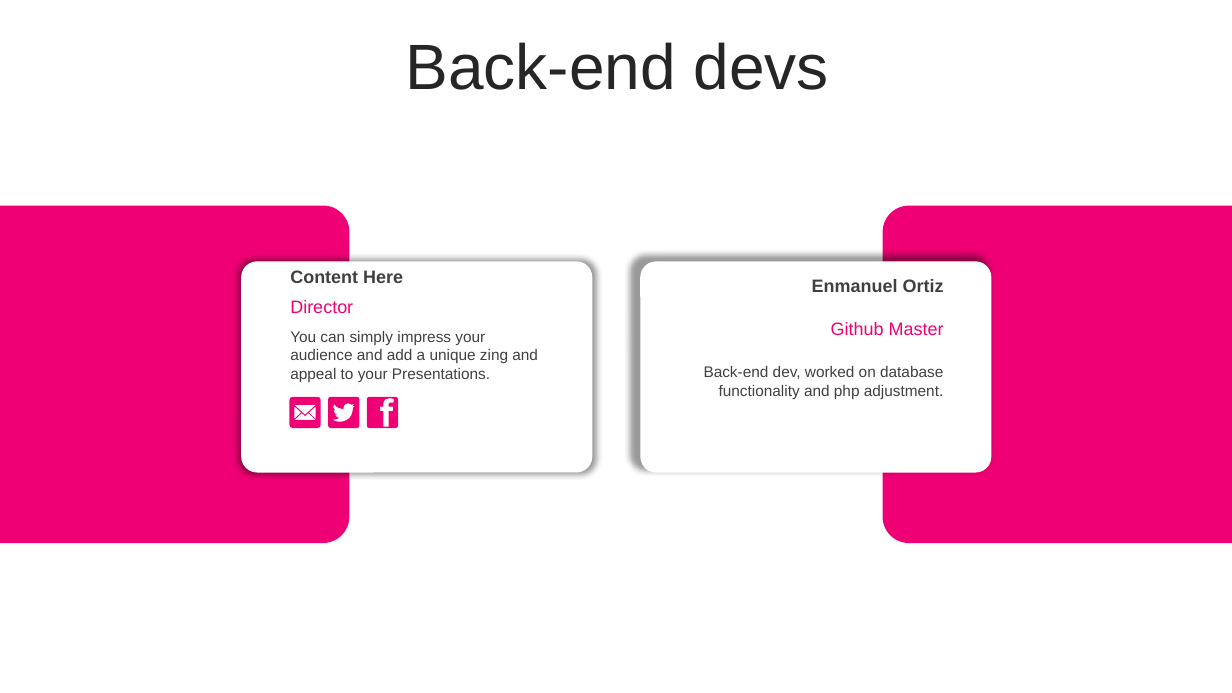
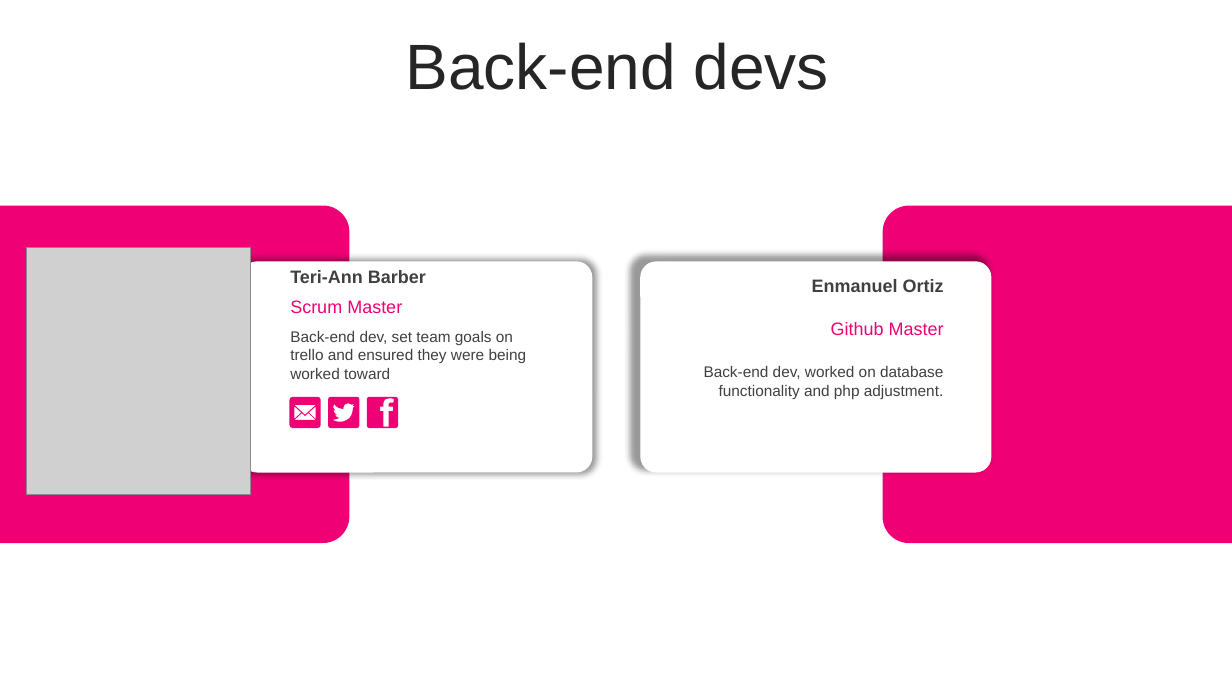
Before and after one commit to cen4010-s2019-g01/TeamProject, a slide deck: slide 3 of CritiqueCafe Project/M5PPT-WIP.pptx. Drawn at 1232x693 pixels with LibreOffice and Linux fonts; fonts in the diff are those of the drawing; grey boxes stand for pictures. Boxes give left, top, right and bottom in pixels: in the first picture for what was removed or moved away, otherwise in the second. Text is boxed around its words. In the diff, an @@ line names an element or a change of style, - is before the commit and + after.

```diff
--- a/CritiqueCafe Project/M5PPT-WIP.pptx
+++ b/CritiqueCafe Project/M5PPT-WIP.pptx
@@ picture added at bbox=[26, 248, 250, 495] @@
@@ text at bbox=[290, 270, 426, 283]: text changed @@
-Content Here
+Teri-Ann Barber
@@ text at bbox=[290, 300, 402, 313]: text changed @@
-Director
+Scrum Master
@@ text at bbox=[290, 331, 527, 379]: text changed @@
-You can simply impress your audience and add a unique zing and appeal to your Presentations.
+Back-end dev, set team goals on trello and ensured they were being worked toward
```
Also in this commit, not shown: 1 other file.
